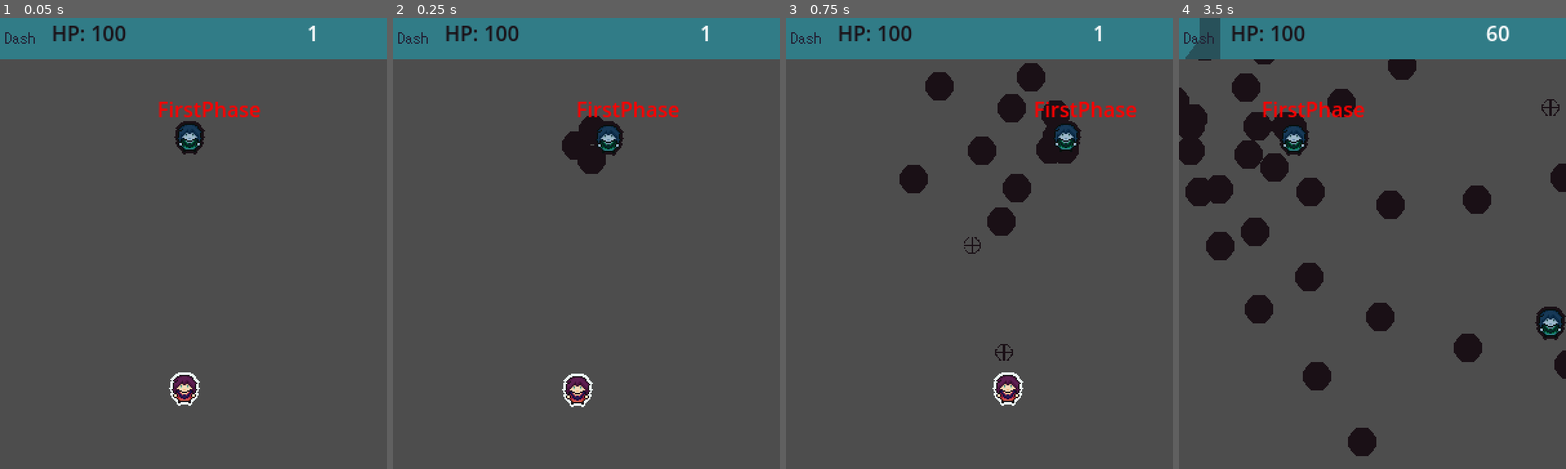
Above: before the commit, frames 1-4 (left to right).
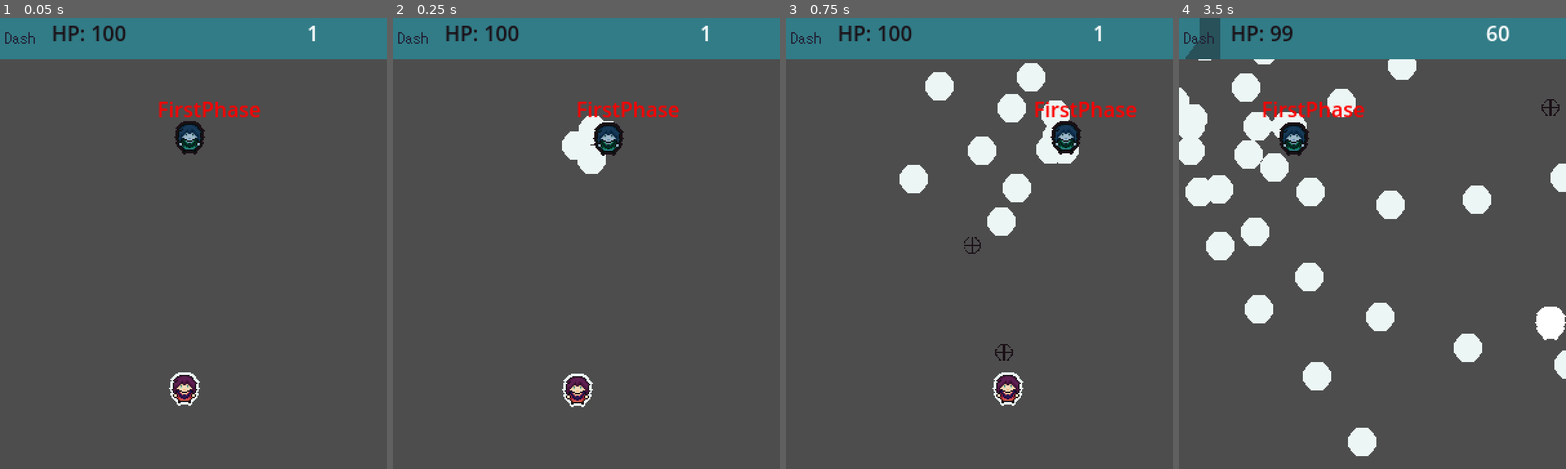
Above: after the commit, the same moments.

Repository: SantiagoBoscan07/Project-Transmutation
Game: Godot game, scene res://Scenes/Test/Test.tscn
Same seed, same stepped clock (60 frames per second), same inputs: the game is played once before the commit and once after it. The project has no main scene, so this scene is started directly.
Inputs:
- Up to frame 1 (0.05 s): no input
- Up to frame 2 (0.25 s): no input
- Up to frame 3 (0.75 s): hold Right (move_right) from 0.53 s (still down); hold Space (shoot) from 0.53 s (still down)
- Up to frame 4 (3.5 s): release Right (move_right) at 1.28 s; release Space (shoot) at 1.28 s; hold Down (move_down) 1.28-2.03 s; tap Shift (dash) at 1.35 s; tap Space (shoot) at 1.55, 3.05 s; hold Right (move_right) 2.03-2.78 s; hold Space (shoot) 2.03-2.78 s; hold Up (move_up) from 2.78 s (still down); tap Z (switch_mode) at 2.85 s

Frame 1 is identical in both runs. In frame 2, 0.9% of the frame differs, in the area x 43-57%, y 21-35%; in frame 3, 3.3%; in frame 4, 9.1%, in the area x 0-100%, y 1-98%.

Commit message:
Dynamic Spawner

Diff:
--- a/Scripts/Enemy/Enemy.tscn
+++ b/Scripts/Enemy/Enemy.tscn
@@ -68,6 +68,7 @@
 spawnTime = 0.03
 nextPhase = NodePath("../FirstPhase")
 move = NodePath("../../Component/Move")
+isShadow = true
 
 [node name="Timer" type="Node2D" parent="."]
 
--- a/Scripts/Enemy/Phase.gd
+++ b/Scripts/Enemy/Phase.gd
@@ -7,12 +7,13 @@
 @export var move: Node2D
 @export var canMove: bool
 @export var moveSpeed: Vector2
-
+@export var isShadow: bool = false
 
 func enter():
 	super.enter()
 	projectiles.alpha = alpha
 	projectiles.spawnTime = spawnTime
+	projectiles.isShadow = isShadow
 	if canMove:
 		move.horizontalMovement = canMove
 		move.velocity = moveSpeed
--- a/Scripts/Enemy/enemyprojectilespawner.gd
+++ b/Scripts/Enemy/enemyprojectilespawner.gd
@@ -9,6 +9,9 @@
 		spawnTimer.wait_time = spawnTime
 var theta: float = 0.0
 var enemyProjectile
+@export var isShadow: bool = false:
+	set(value):
+		isShadow = value
 
 func getVector(angle):
 	theta = angle + alpha
@@ -16,7 +19,7 @@
 
 func shoot(angle):
 	enemyProjectile = enemyProjectilePreload.instantiate()
-
+	enemyProjectile.isShadow = isShadow
 	enemyProjectile.position = global_position
 	enemyProjectile.direction = getVector(angle)
 	get_tree().current_scene.call_deferred("add_child", enemyProjectile)
